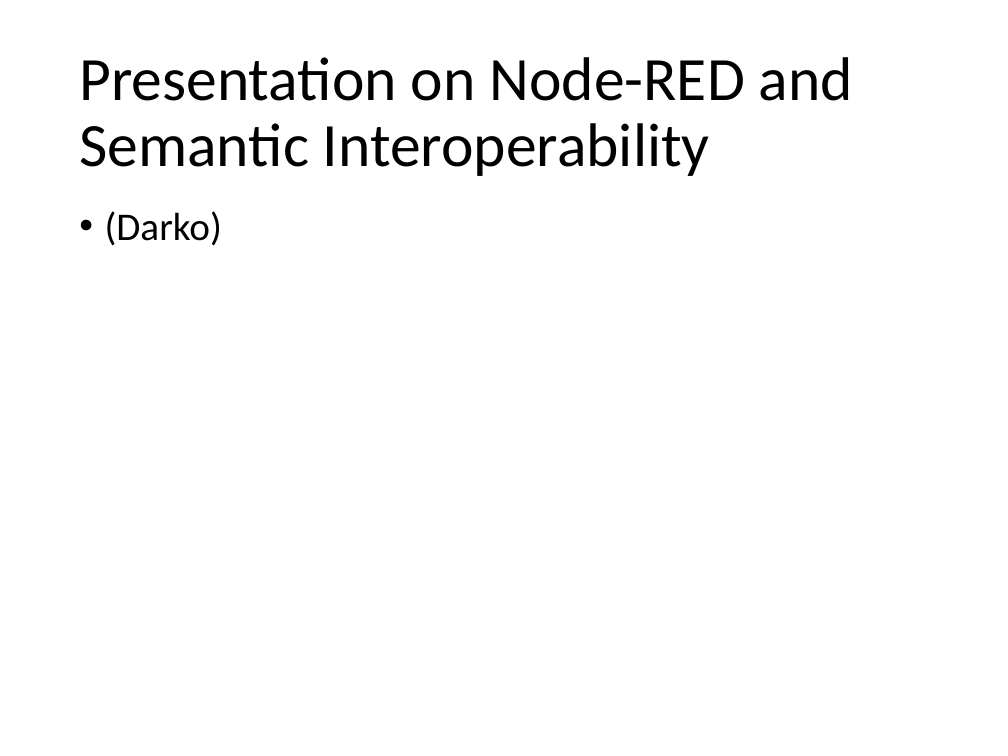
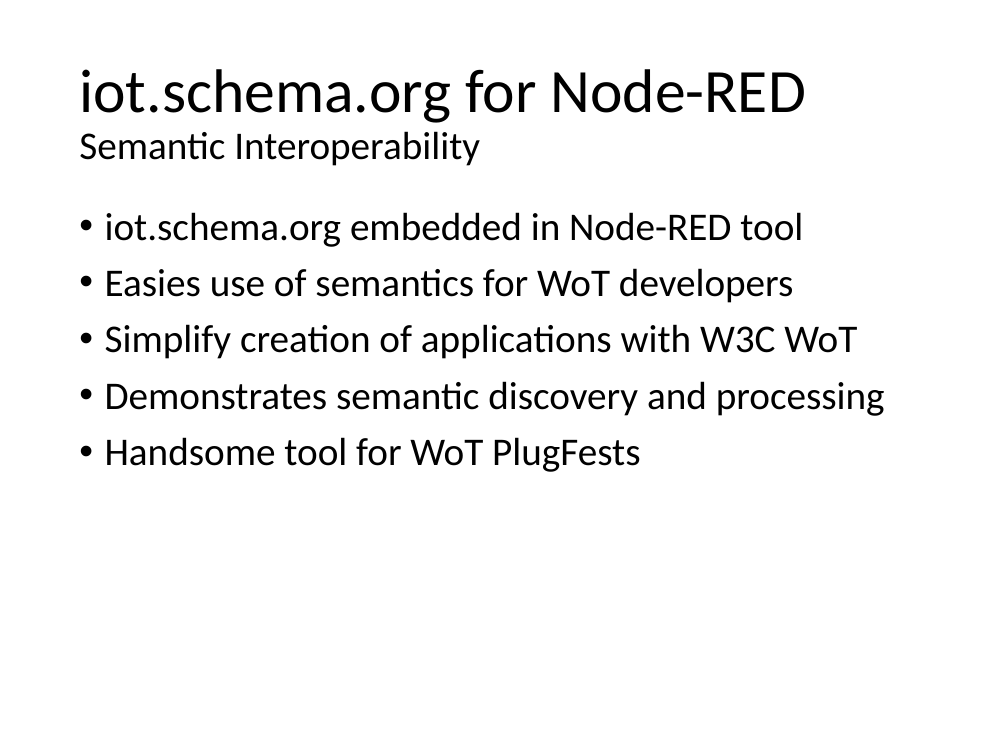
Before and after one commit to iot-schema-collab/teleconferences, a slide deck: slide 3 of iotschema-status-20181026.pptx. Drawn at 1008x756 pixels with LibreOffice and Linux fonts; fonts in the diff are those of the drawing. Boxes give left, top, right and bottom in pixels: in the first picture for what was removed or moved away, otherwise in the second. Text is boxed around its words. In the diff, an @@ line names an element or a change of style, - is before the commit and + after.

Commit message:
Concept: iot.schema.org for Node-RED.

```diff
--- a/iotschema-status-20181026.pptx
+++ b/iotschema-status-20181026.pptx
@@ title at (x1=79, y1=69, x2=806, y2=166): text changed @@
-Presentation on Node-RED and Semantic Interoperability
+iot.schema.org for Node-RED
+Semantic Interoperability
@@ text at (x1=105, y1=212, x2=885, y2=472): text changed @@
-• (Darko)
+• iot.schema.org embedded in Node-RED tool
+• Easies use of semantics for WoT developers
+• Simplify creation of applications with W3C WoT
+• Demonstrates semantic discovery and processing
+• Handsome tool for WoT PlugFests
```
Also in this commit, not shown: 3 other slides changed, 9 slides added, 1 other file.
